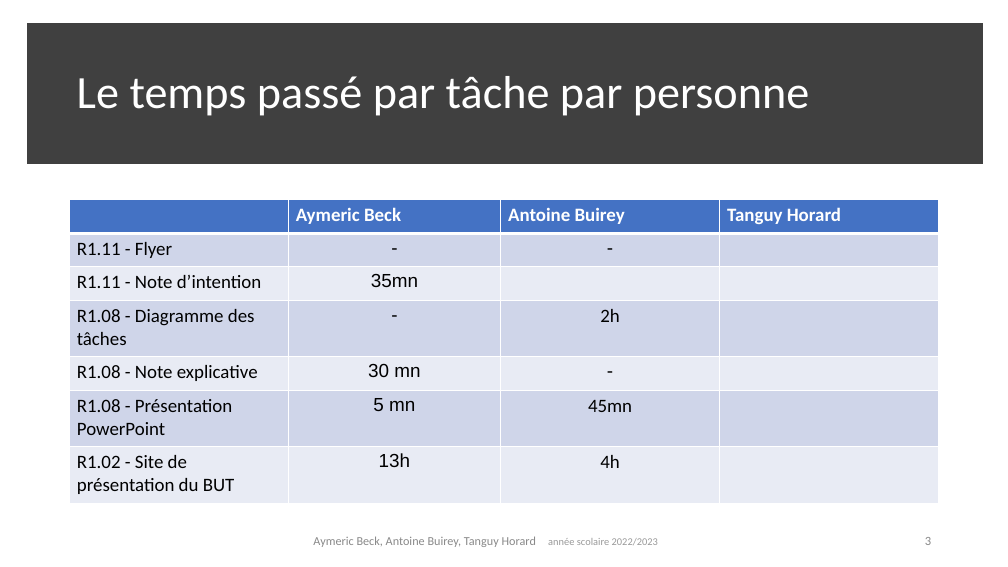
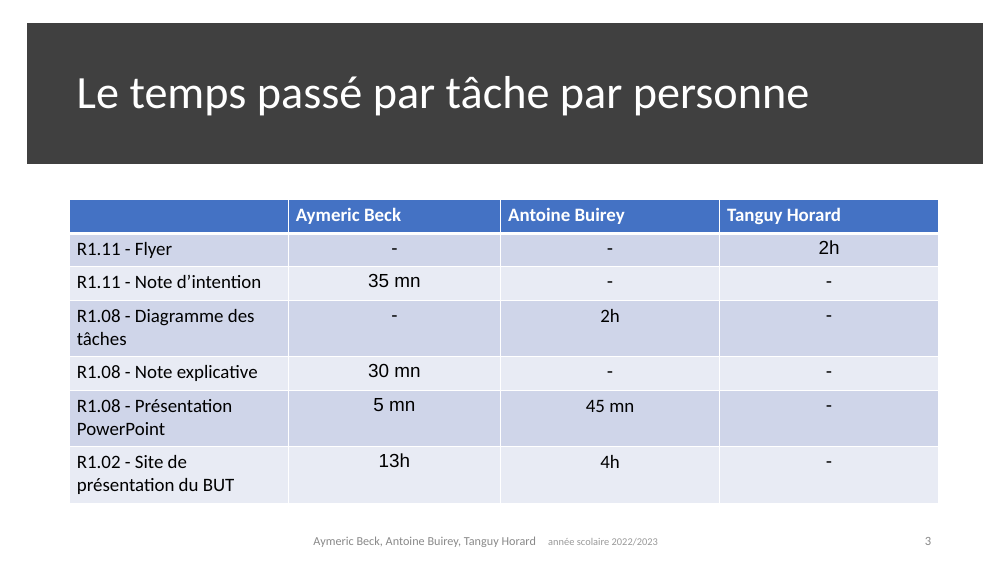
Before and after one commit to IUT-Arles-SAE/S1.05, a slide deck: slide 3 of Aymeric Beck Antoine Buirey Tanguy Horard.pptx. Drawn at 1008x567 pixels with LibreOffice and Linux fonts; fonts in the diff are those of the drawing. Boxes give left, top, right and bottom in pixels: in the first picture for what was removed or moved away, otherwise in the second. Text is boxed around its words. In the diff, an @@ line names an element or a change of style, - is before the commit and + after.

```diff
--- a/Aymeric Beck Antoine Buirey Tanguy Horard.pptx
+++ b/Aymeric Beck Antoine Buirey Tanguy Horard.pptx
@@ table at (70,200,940,503) @@
-row 2, column 4: 
+row 2, column 4: 2h
-row 3: R1.11 - Note d’intention | 35mn |  | 
+row 3: R1.11 - Note d’intention | 35 mn | - | -
-row 4, column 4: 
+row 4, column 4: -
-row 5, column 4: 
+row 5, column 4: -
-row 6, column 3: 45mn
+row 6, column 3: 45 mn
-row 6, column 4: 
+row 6, column 4: -
-row 7, column 4: 
+row 7, column 4: -
@@ borders changed @@
```
Also in this commit, not shown: 2 other slides changed.
